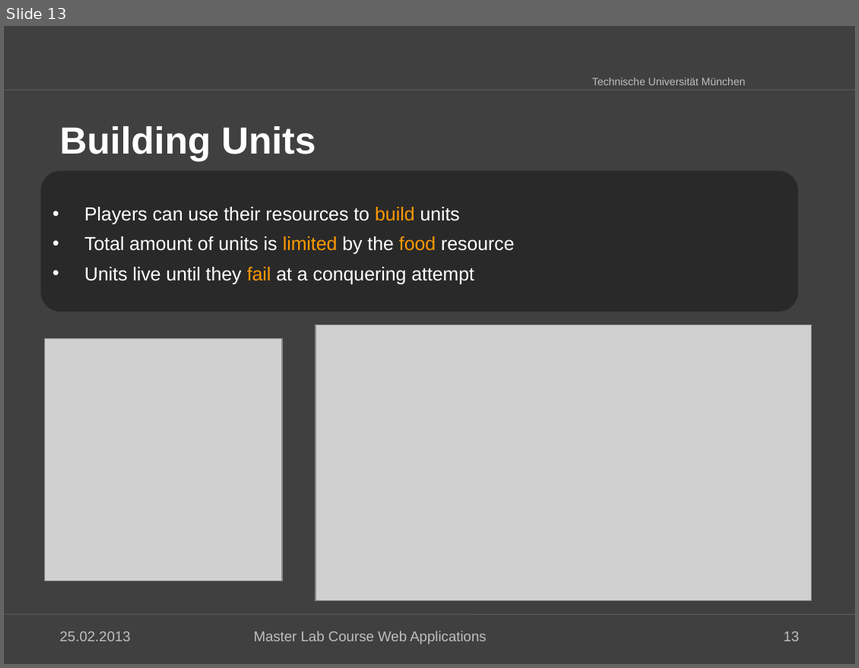
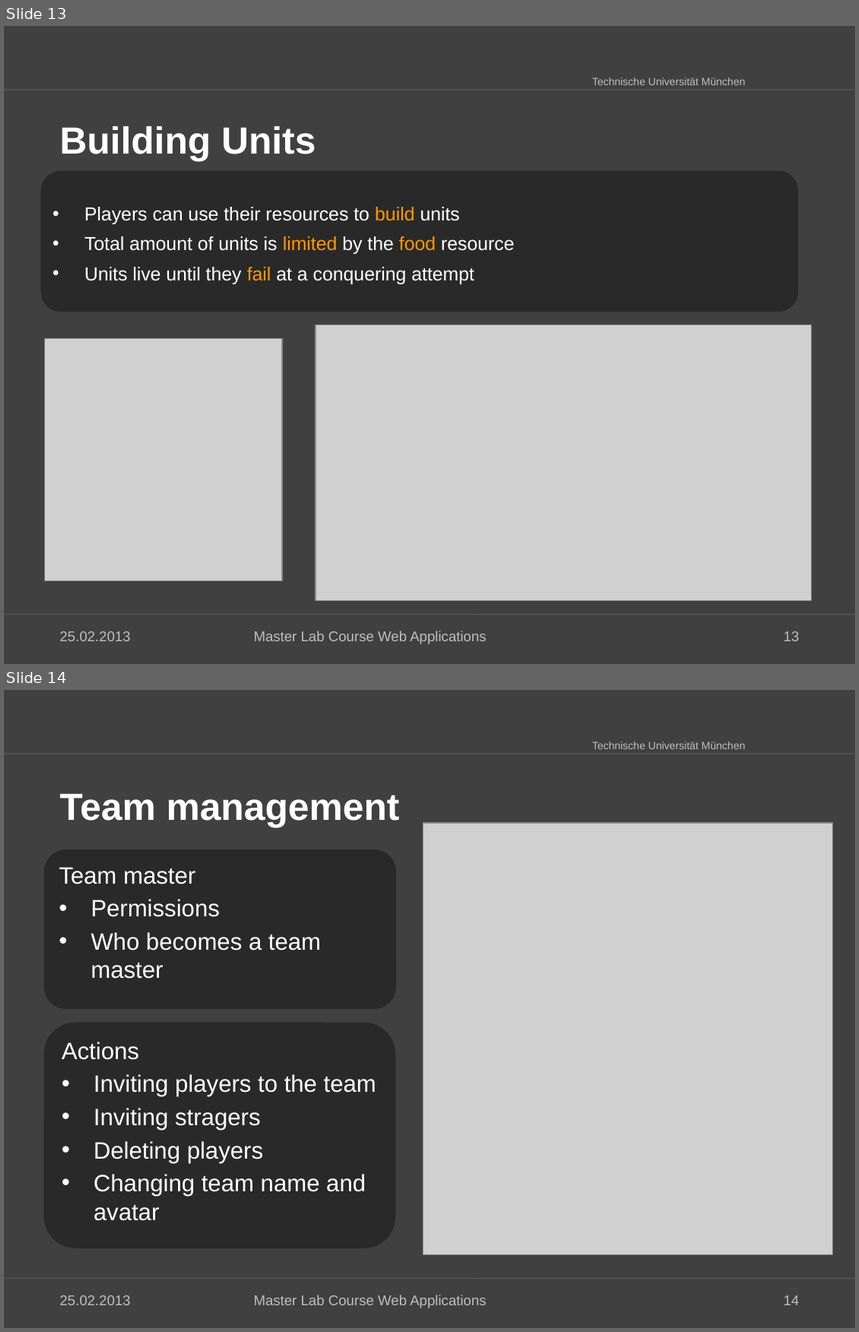
Before and after one commit to kneczaj/pi-puppids, a slide deck: docs/group4_Final_Presentation.pptx. Shown one above the other, each under a label of ours: slide 13 before the commit, slides 13 and 14 after it. The pictures are 859x668 and 859x1332 pixels, drawn with LibreOffice and Linux fonts; fonts in the diff are those of the drawing; grey boxes stand for pictures; background and template pictures are left out. Boxes give left, top, right and bottom in pixels: in the first picture for what was removed or moved away, otherwise in the second. Text is boxed around its words. In the diff, an @@ line names an element or a change of style, - is before the commit and + after.

Commit message:
Slide about team management and invitation schema added

```diff
--- a/docs/group4_Final_Presentation.pptx
+++ b/docs/group4_Final_Presentation.pptx
@@ slide 14 added at <box>4,690,855,1328</box>, background #404040; not listed: 3 template elements that a slide beside it also shows @@
@@ title added at <box>59,793,400,828</box>, 32 pt, text #FFFFFF, bold @@
+Team management
@@ picture added at <box>423,823,832,1255</box> @@
@@ rounded rectangle added at <box>44,849,396,1009</box>, fill #292929, 20 pt, text #FFFFFF @@
+Team master
+• Permissions
+• Who becomes a team master
@@ text added at <box>44,1023,395,1249</box>, fill #292929, 20 pt, text #FFFFFF @@
+Actions
+• Inviting players to the team
+• Inviting stragers
+• Deleting players
+• Changing team name and avatar
@@ text added at <box>59,1296,130,1306</box>, 12 pt, text #BFBFBF @@
+25.02.2013
@@ text added at <box>254,1295,486,1309</box>, 12 pt, text #BFBFBF @@
+Master Lab Course Web Applications
@@ page number added at <box>784,1296,800,1306</box>, 12 pt, text #BFBFBF @@
+14
```
Also in this commit, not shown: 1 other slide added.
